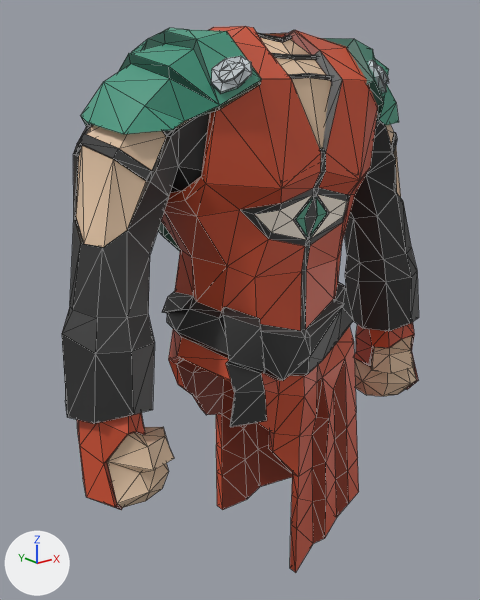
A saved change to the COLLADA model Models/Blend/Chestplate/RareNecromancerChestplate.dae.
The view is the same before and after, from a 50 mm camera at (-5.03, -5.85, 6.21) aimed at (-0.07, 0.36, 3.73). Lighting does not change. The marker at lower left points along +X, +Y and +Z. Mesh edges are drawn as thin lines.

In view in the first picture: 'Chest'.
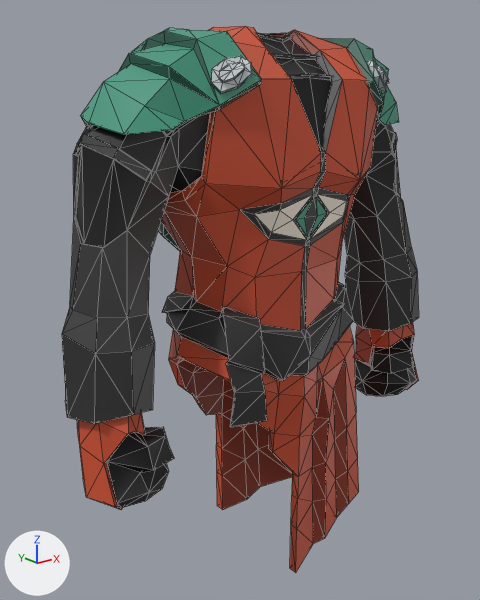
The change, as a list of edits to the scene's bpy script:
```text
Change me_untitled_003:
    where me_untitled_003.from_pydata(...)  # 1151 vertices, 2026 faces; spans x -2.64..2.64, y -0.93..1.43, z 0.28..6.86
    used by ob_chest; location = (0.0, 0.0, 0.0)
    me_untitled_003 part 1: 164 faces centred in x -2.31..2.31, y -0.88..0.65, z 2.07..6.76 are repainted in the vertex colours; the middle colour goes from beige #e2c3a4 to black #000000
```

Pixel boxes (x1, y1, x2, y2) of what changed, in the pictures (480 x 600 px):
part 1 of me_untitled_003, recoloured (beige to black): (76, 33, 417, 507) in both
